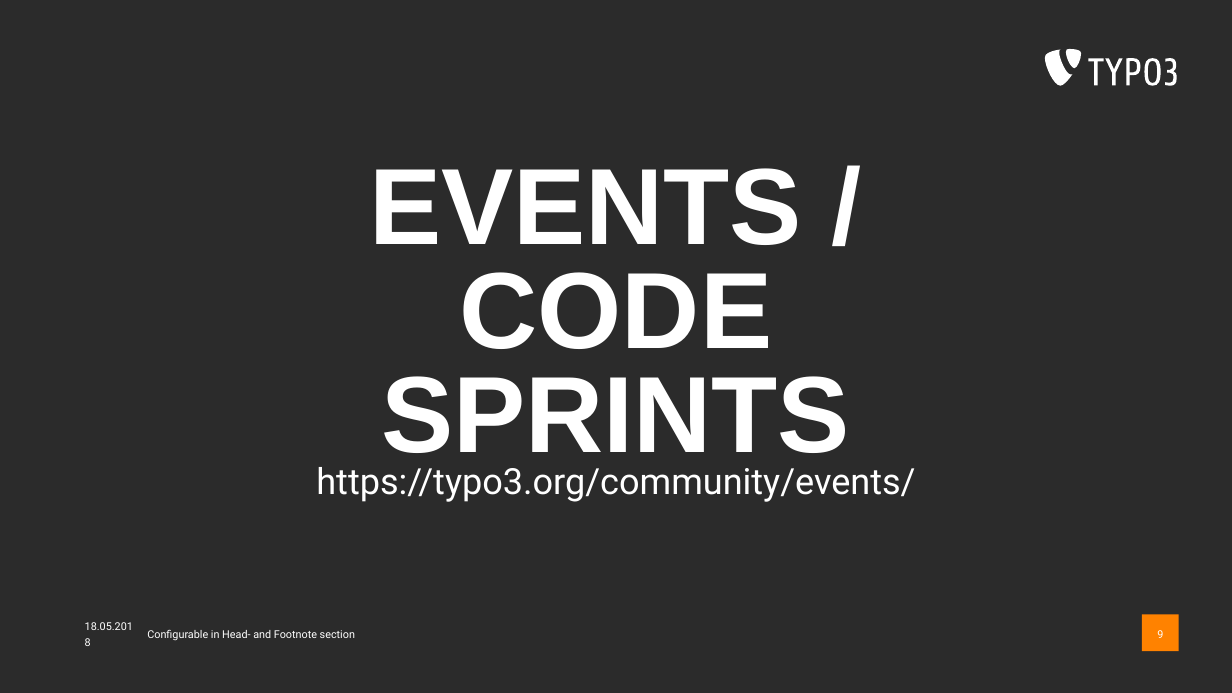
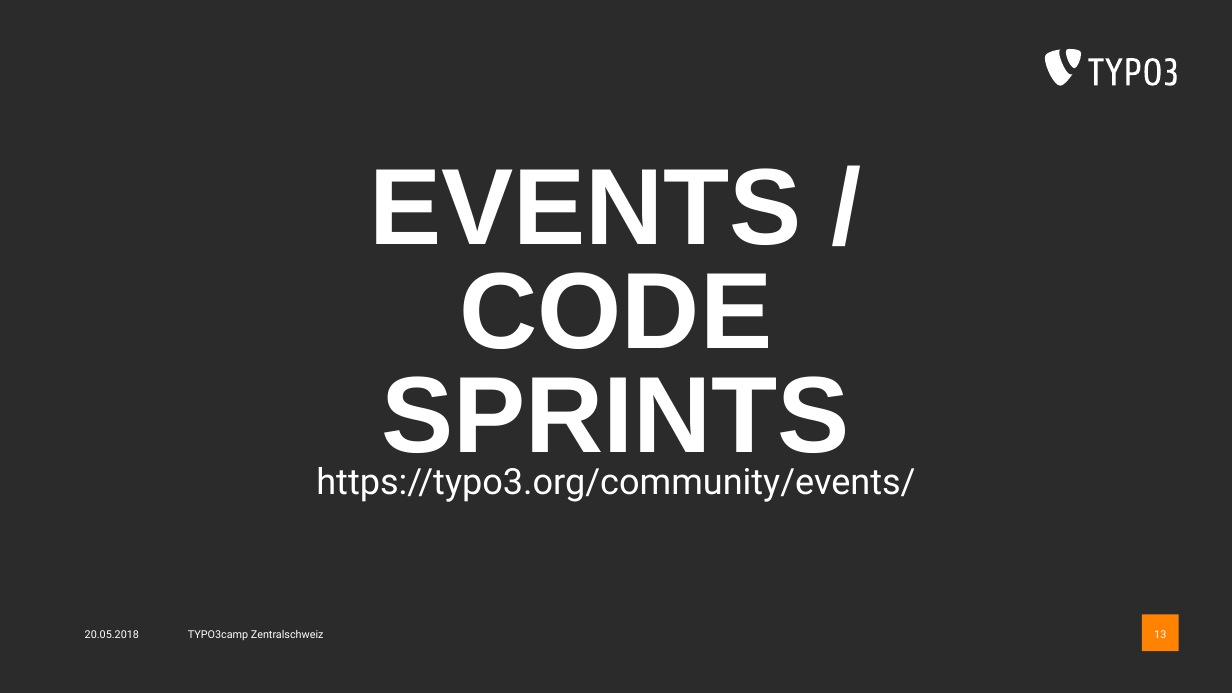
Before and after one commit to gmartino27/typo3contribution, a slide deck: slide 13 of typo3-contribution-presentation.pptx (slide 9 before the commit). Drawn at 1232x693 pixels with LibreOffice and Linux fonts; fonts in the diff are those of the drawing; background and template pictures are left out; a plain dark background stands for a picture behind light text. Boxes give left, top, right and bottom in pixels: in the first picture for what was removed or moved away, otherwise in the second. Text is boxed around its words. In the diff, an @@ line names an element or a change of style, - is before the commit and + after.

```diff
--- a/typo3-contribution-presentation.pptx
+++ b/typo3-contribution-presentation.pptx
@@ text at [85,630,139,638]: text changed @@
-18.05.2018
+20.05.2018
@@ text at [188,630,324,640]: text changed @@
-Configurable in Head- and Footnote section
+TYPO3camp Zentralschweiz
@@ page number at [1154,630,1166,638]: text changed @@
-9
+13
```
Also in this commit, not shown: 9 other slides changed, 4 slides added.
